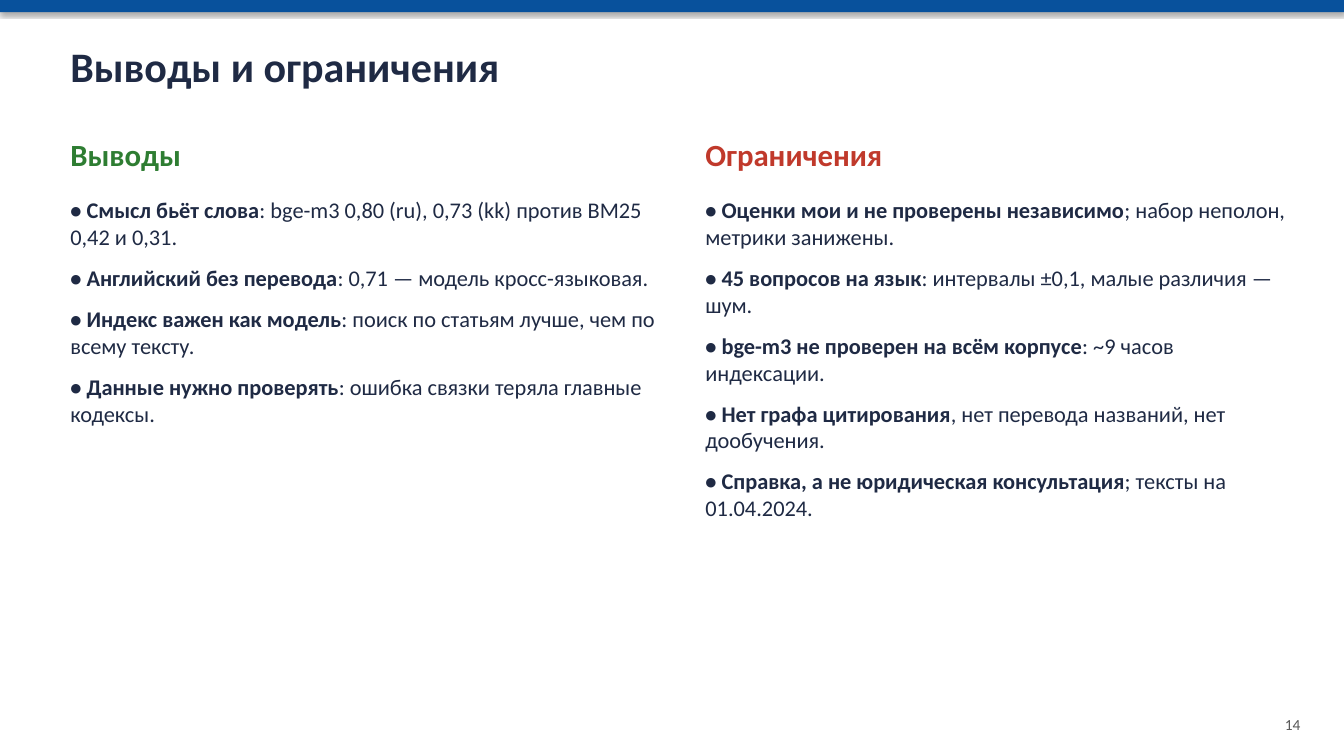
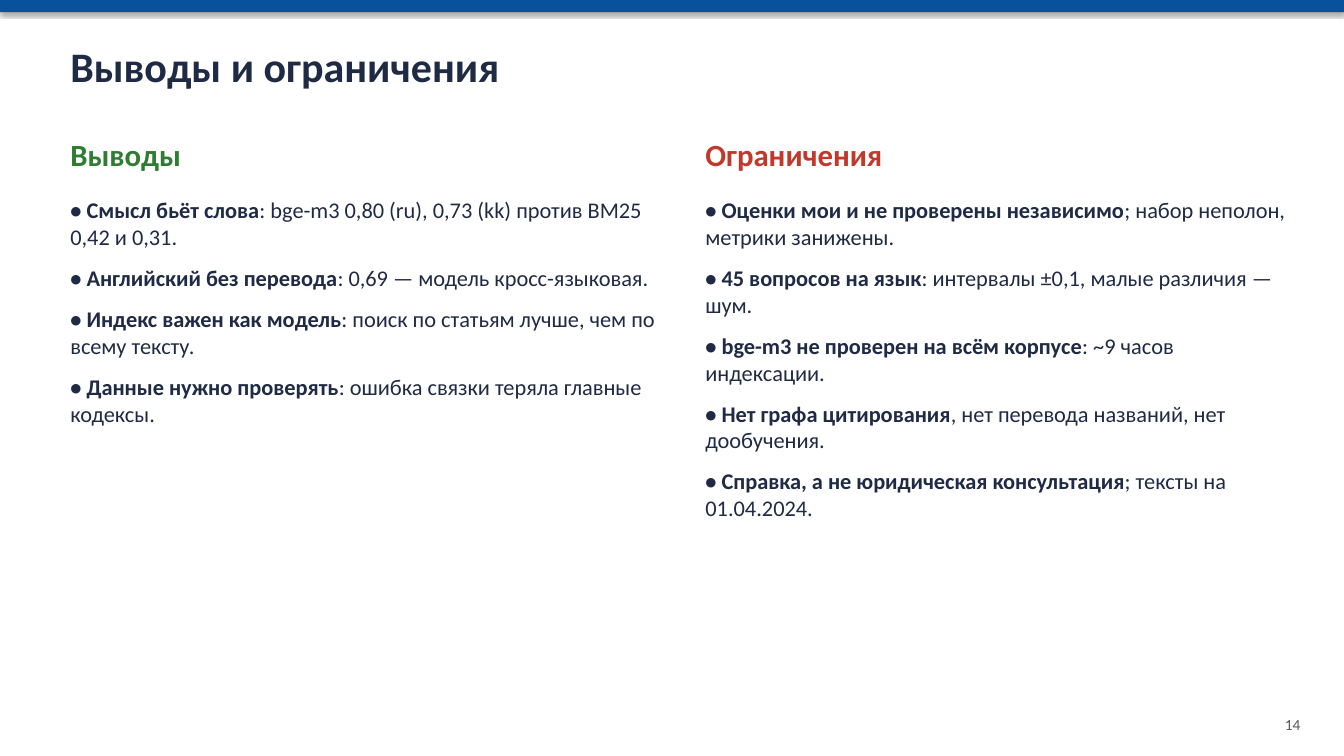
Before and after one commit to Alishershayakhmetov/legal_search, a slide deck: slide 14 of report/Презентация_Поиск_по_законодательству_РК.pptx. Drawn at 1344x756 pixels with LibreOffice and Linux fonts; fonts in the diff are those of the drawing. Boxes give left, top, right and bottom in pixels: in the first picture for what was removed or moved away, otherwise in the second. Text is boxed around its words. In the diff, an @@ line names an element or a change of style, - is before the commit and + after.

```diff
--- a/report/Презентация_Поиск_по_законодательству_РК.pptx
+++ b/report/Презентация_Поиск_по_законодательству_РК.pptx
@@ text at bbox=[87, 270, 648, 290]: text changed @@
-• Английский без перевода: 0,71 — модель кросс-языковая.
+• Английский без перевода: 0,69 — модель кросс-языковая.
```
Also in this commit, not shown: 3 other slides changed, 25 other files.
